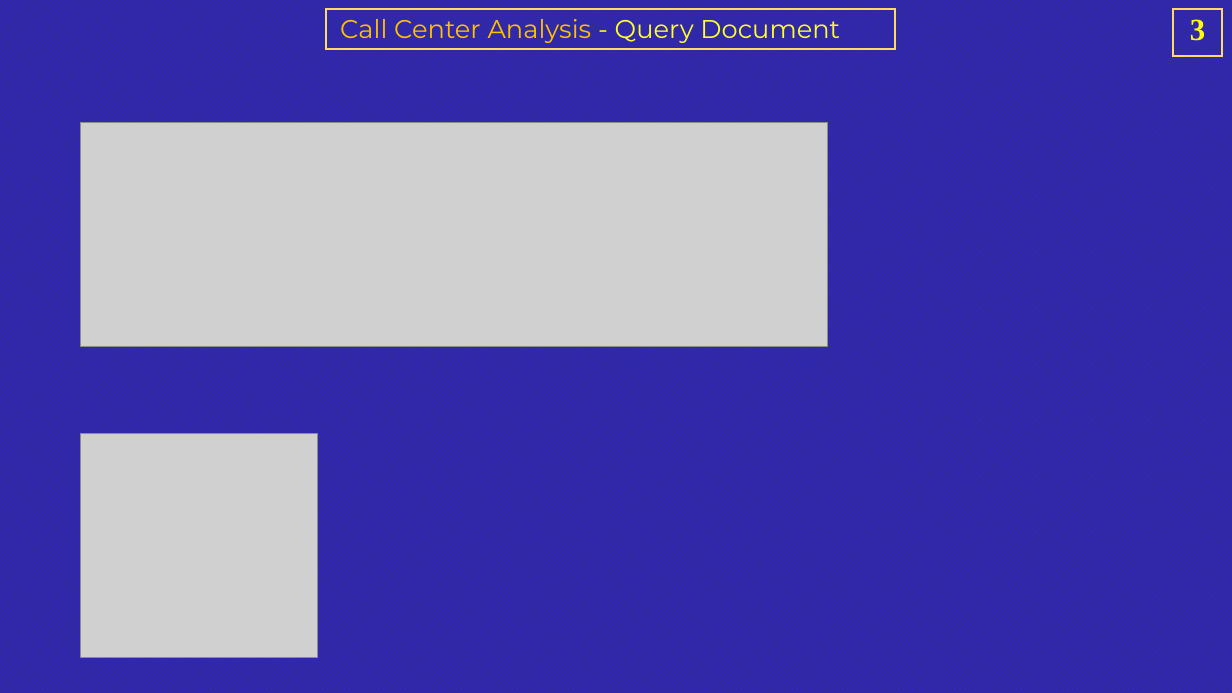
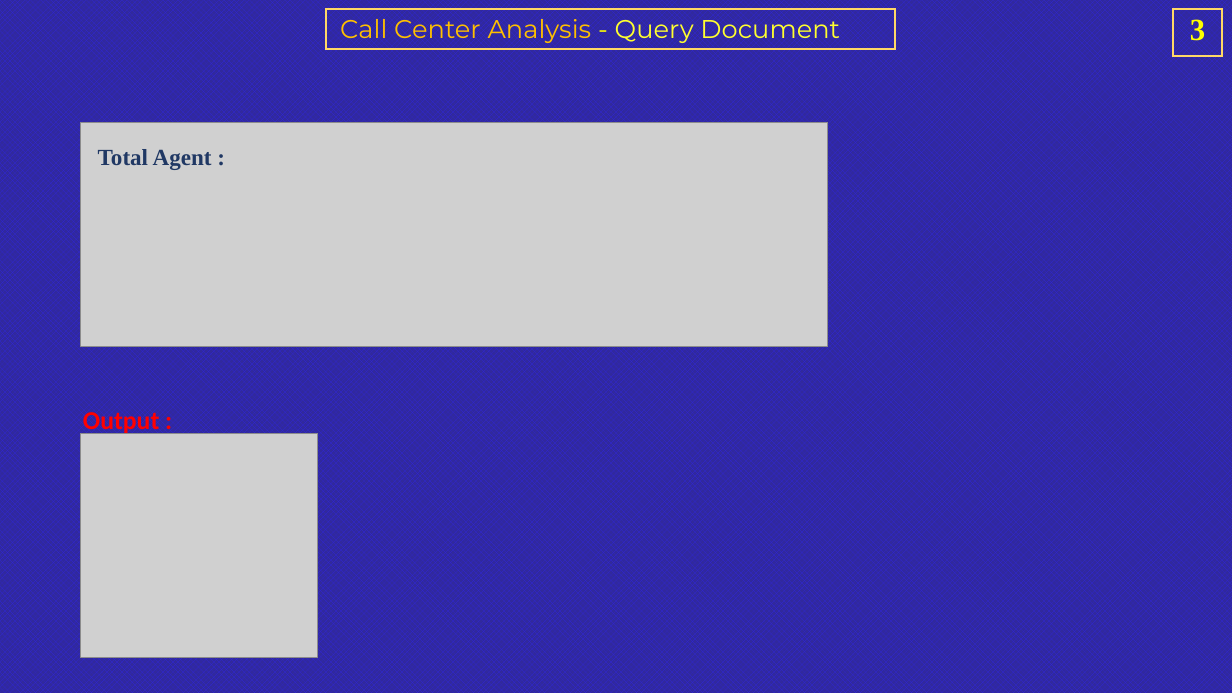
Before and after one commit to rashmi0007/call_center_dashboard, a slide deck: slide 3 of Query_doc_powerpoint.pptx. Drawn at 1232x693 pixels with LibreOffice and Linux fonts; fonts in the diff are those of the drawing; grey boxes stand for pictures. Boxes give left, top, right and bottom in pixels: in the first picture for what was removed or moved away, otherwise in the second. Text is boxed around its words. In the diff, an @@ line names an element or a change of style, - is before the commit and + after.

```diff
--- a/Query_doc_powerpoint.pptx
+++ b/Query_doc_powerpoint.pptx
@@ text added at bbox=[98, 149, 212, 170], 18 pt, text #203864, bold @@
+Total Agent :
@@ text added at bbox=[83, 412, 159, 435], 20 pt, text #FF0000, bold @@
+Output :
```
Also in this commit, not shown: 12 other slides changed, 1 other file.
